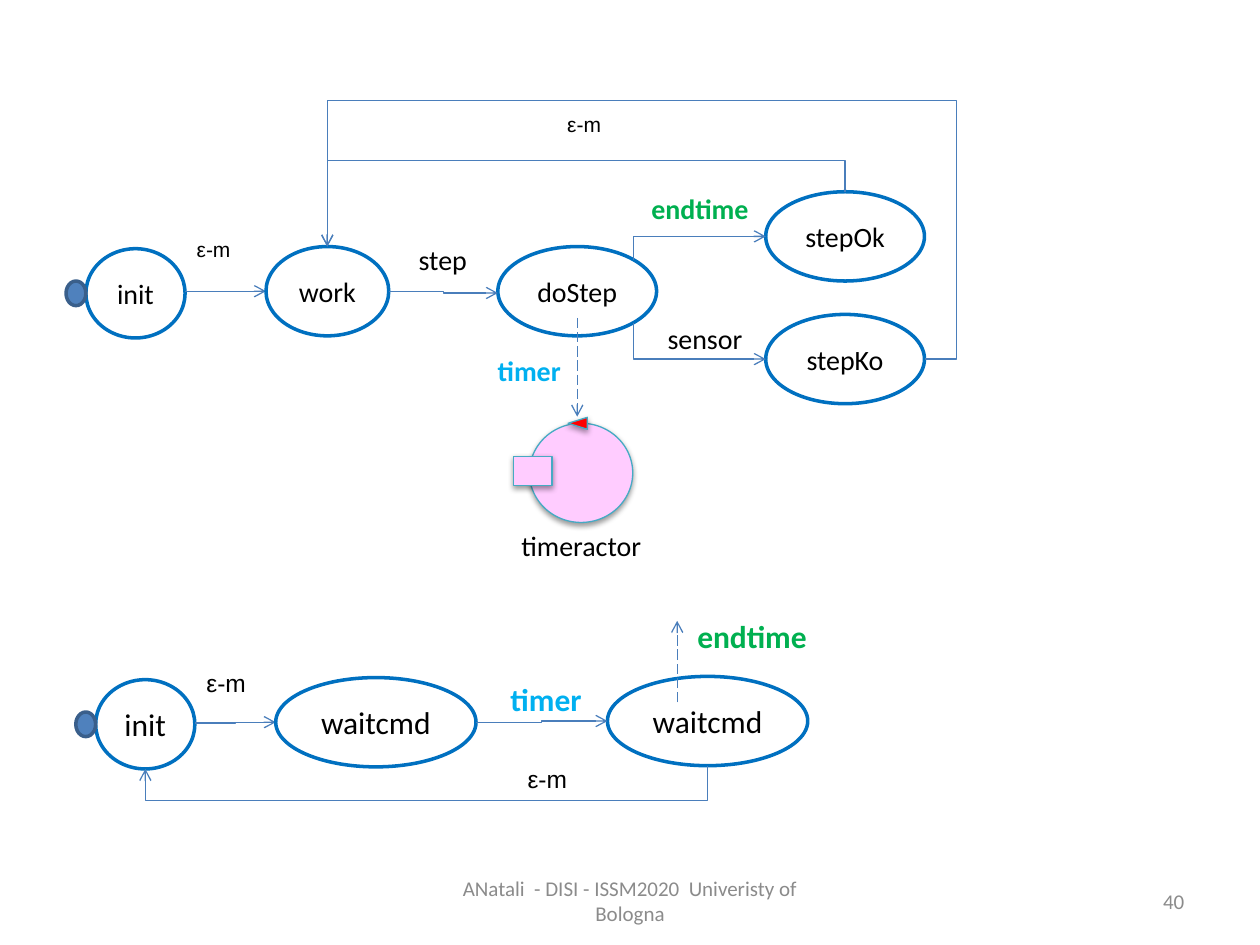
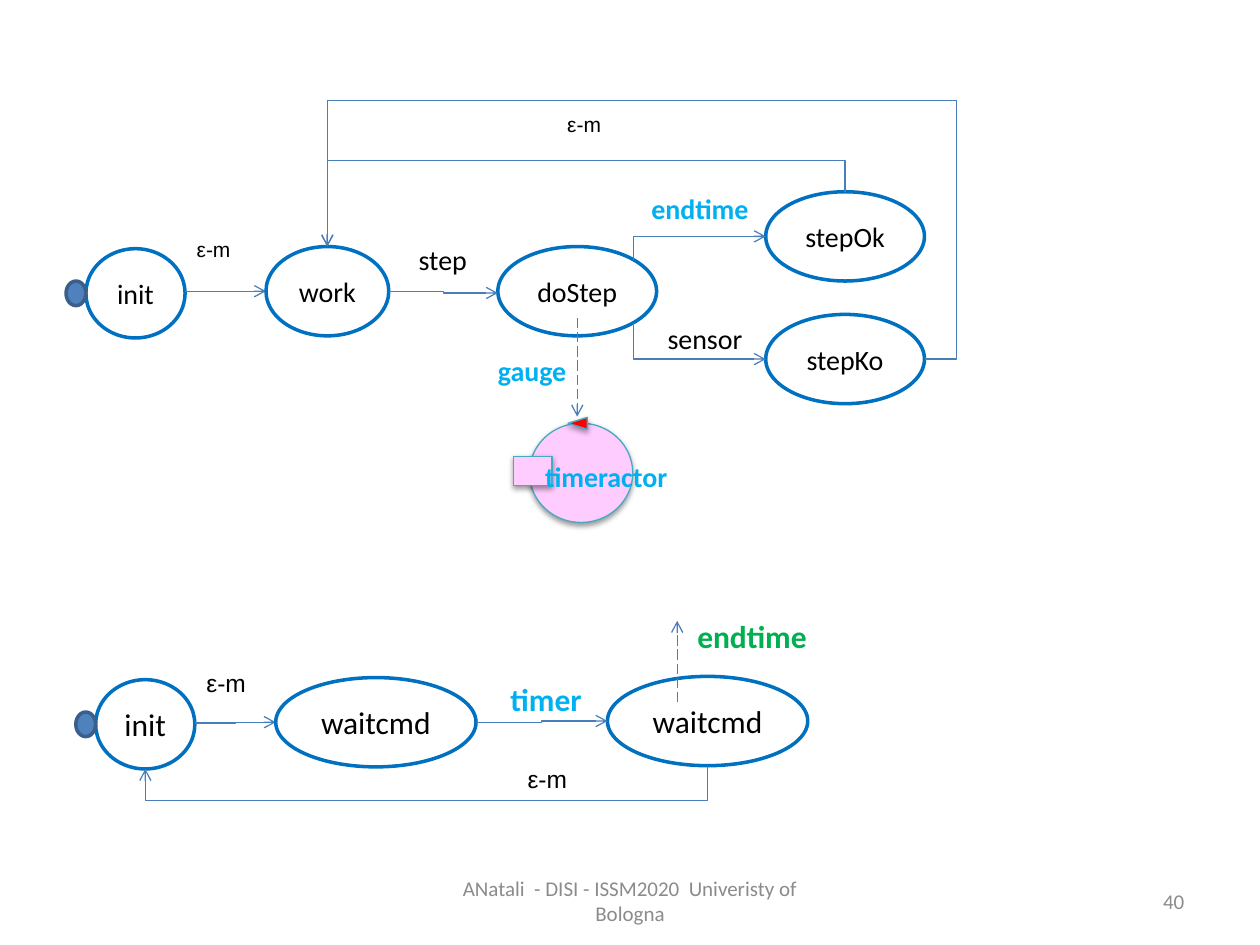
Before and after one commit to anatali/iss2020LabBo, a slide deck: slide 40 of it.unibo.issLabStart/userDocs/ISSM2020.pptx. Drawn at 1260x945 pixels with LibreOffice and Linux fonts; fonts in the diff are those of the drawing. Boxes give left, top, right and bottom in pixels: in the first picture for what was removed or moved away, otherwise in the second. Text is boxed around its words. In the diff, an @@ line names an element or a change of style, - is before the commit and + after.

```diff
--- a/it.unibo.issLabStart/userDocs/ISSM2020.pptx
+++ b/it.unibo.issLabStart/userDocs/ISSM2020.pptx
@@ text "endtime" at (651,199,748,220): text colour #00B050 to #00B0F0 @@
@@ text at (498,367,566,386): text changed @@
-timer
+gauge
@@ text "timeractor": place and size @@
-text "timeractor" at (521,536,641,557)
+text "timeractor" at (545,464,667,494)
@@ text "timeractor" at (545,464,667,494): text colour #000000 to #00B0F0, bold on @@
```
Also in this commit, not shown: 2 other slides changed, 10 other files.
